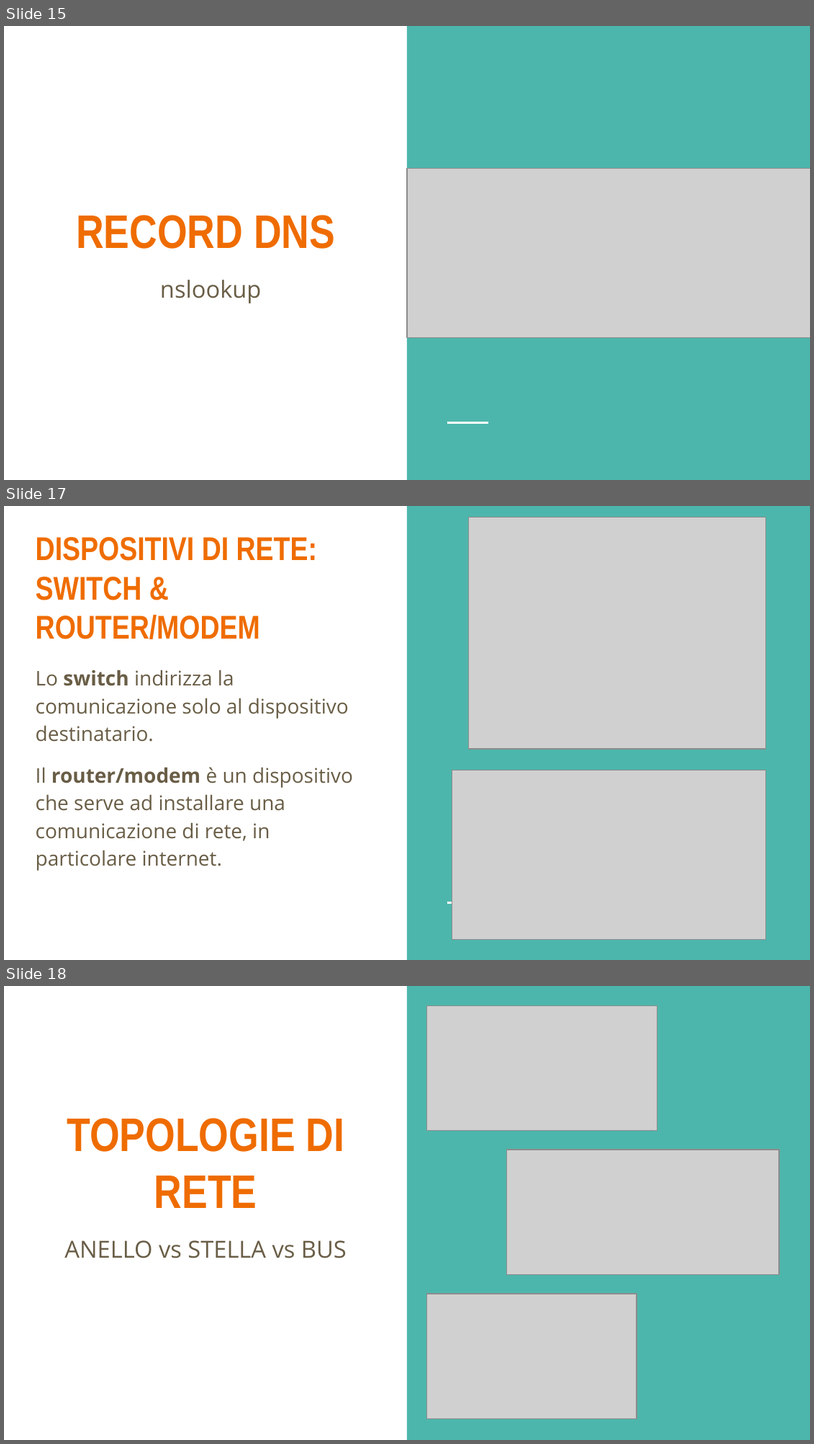
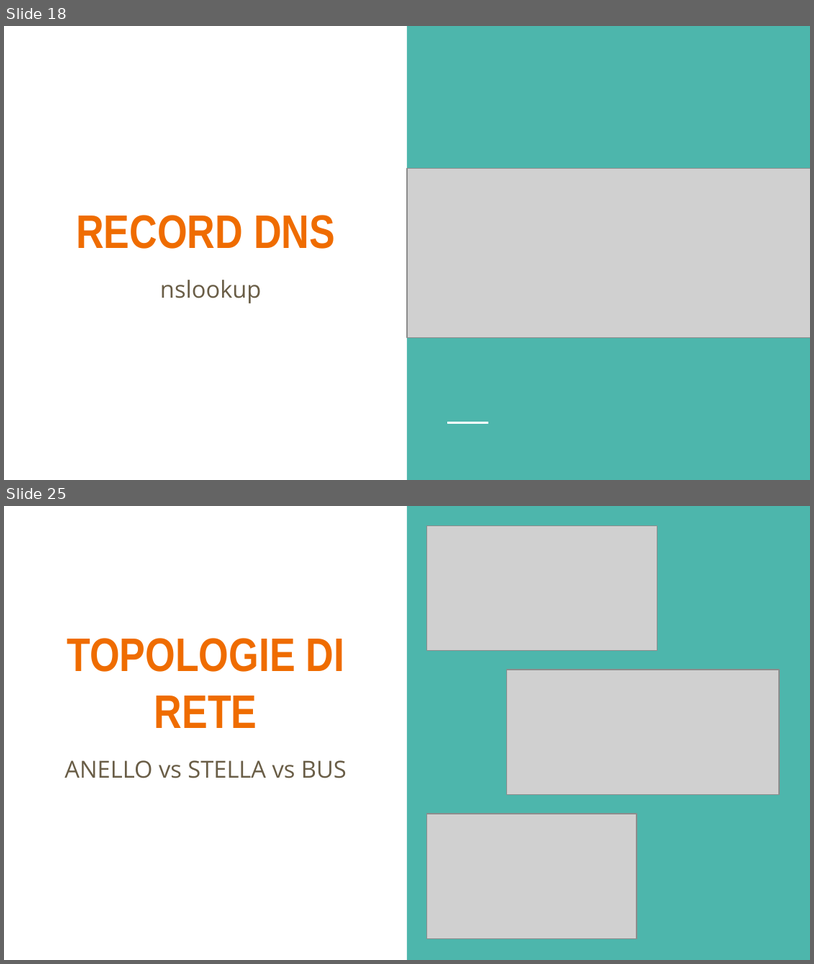
Before and after one commit to LeleCazza/LeleCazza.github.io, a slide deck: reti_informatiche/materiale/lezione_1_reti_introduzione.pptx. Shown one above the other, each under a label of ours: slides 15, 17 and 18 before the commit, slides 18 and 25 after it; the slides between them are not shown. The pictures are 814x1444 and 814x964 pixels, drawn with LibreOffice and Linux fonts; fonts in the diff are those of the drawing; grey boxes stand for pictures. Boxes give left, top, right and bottom in pixels: in the first picture for what was removed or moved away, otherwise in the second. Text is boxed around its words. In the diff, an @@ line names an element or a change of style, - is before the commit and + after.

```diff
--- a/reti_informatiche/materiale/lezione_1_reti_introduzione.pptx
+++ b/reti_informatiche/materiale/lezione_1_reti_introduzione.pptx
@@ slide 17 removed at (4, 506, 810, 960), background #FFFFFF; not listed: 2 template elements that a slide beside it also shows @@
@@ picture removed at (469, 518, 767, 749) @@
@@ title removed at (36, 537, 317, 639) @@
-DISPOSITIVI DI RETE: SWITCH & ROUTER/MODEM
@@ subtitle removed at (36, 669, 353, 870) @@
-Lo switch indirizza la comunicazione solo al dispositivo destinatario.
-Il router/modem è un dispositivo che serve ad installare una comunicazione di rete, in particolare internet.
@@ picture removed at (452, 770, 766, 939) @@
@@ what was slide 15 is now slide 18 @@
@@ what was slide 18 is now slide 25 @@
```
Also in this commit, not shown: 1 slide changed, 9 slides added, 1 other slide removed, 7 other files.
